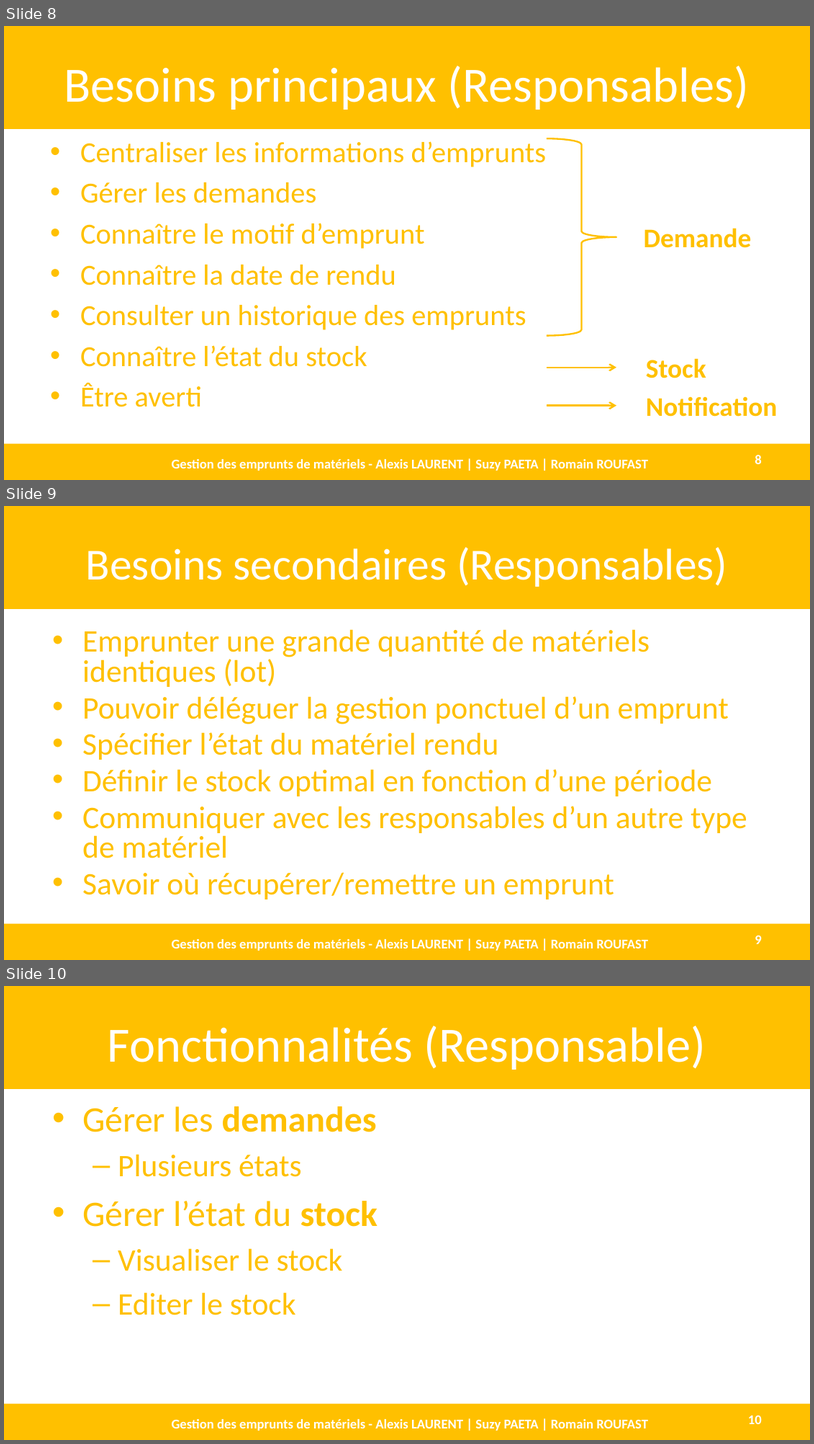
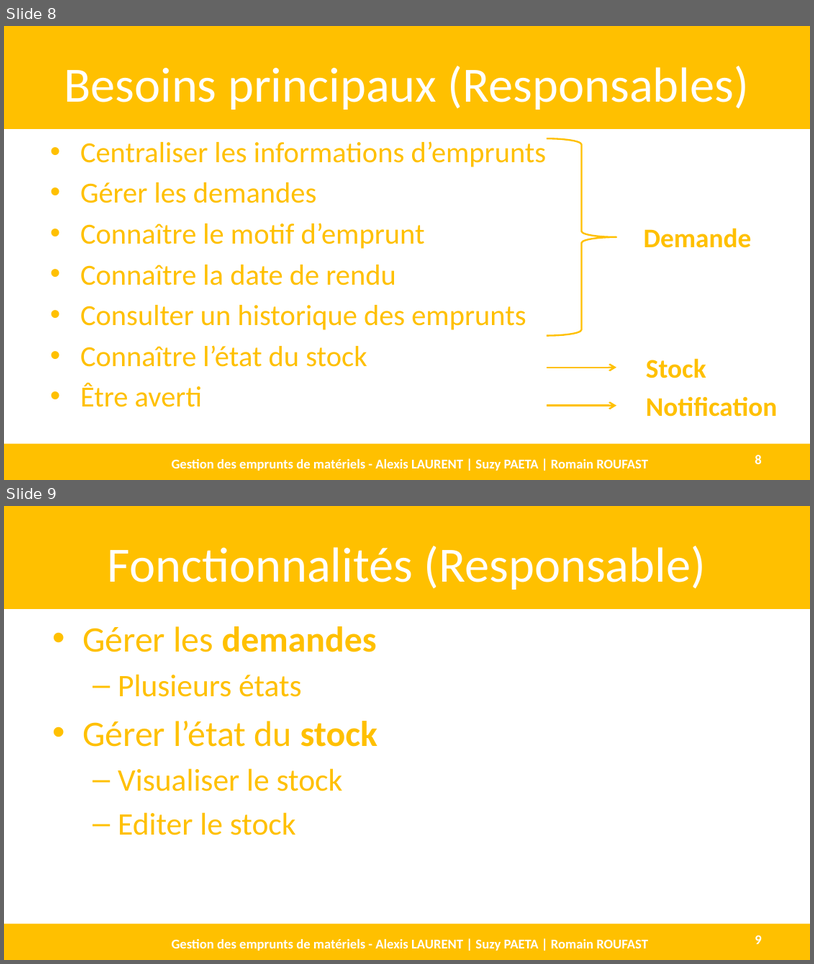
Before and after one commit to AlexisLaurent/Gestion_des_Emprunts, a slide deck: Livrables/D1.3 - DEF.pptx. Shown one above the other, each under a label of ours: slides 8, 9 and 10 before the commit, slides 8 and 9 after it. The pictures are 814x1444 and 814x964 pixels, drawn with LibreOffice and Linux fonts; fonts in the diff are those of the drawing. Boxes give left, top, right and bottom in pixels: in the first picture for what was removed or moved away, otherwise in the second. Text is boxed around its words. In the diff, an @@ line names an element or a change of style, - is before the commit and + after.

Commit message:
def

```diff
--- a/Livrables/D1.3 - DEF.pptx
+++ b/Livrables/D1.3 - DEF.pptx
@@ slide 9 removed at box(4, 506, 810, 960), background #FFFFFF @@
@@ rectangle removed at box(4, 506, 810, 609) @@
@@ title removed at box(86, 547, 728, 587) @@
-Besoins secondaires (Responsables)
@@ text removed at box(82, 629, 748, 899) @@
-• Emprunter une grande quantité de matériels identiques (lot)
-• Pouvoir déléguer la gestion ponctuel d’un emprunt
-• Spécifier l’état du matériel rendu
-• Définir le stock optimal en fonction d’une période
-• Communiquer avec les responsables d’un autre type de matériel
-• Savoir où récupérer/remettre un emprunt
@@ rectangle removed at box(4, 923, 810, 959) @@
@@ page number removed at box(755, 934, 761, 944) @@
-9
@@ text removed at box(172, 939, 648, 950) @@
-Gestion des emprunts de matériels - Alexis LAURENT | Suzy PAETA | Romain ROUFAST
@@ what was slide 10 is now slide 9 @@
@@ page number at box(755, 934, 761, 944): text changed @@
-10
+9
```
Also in this commit, not shown: 2 other slides removed.
